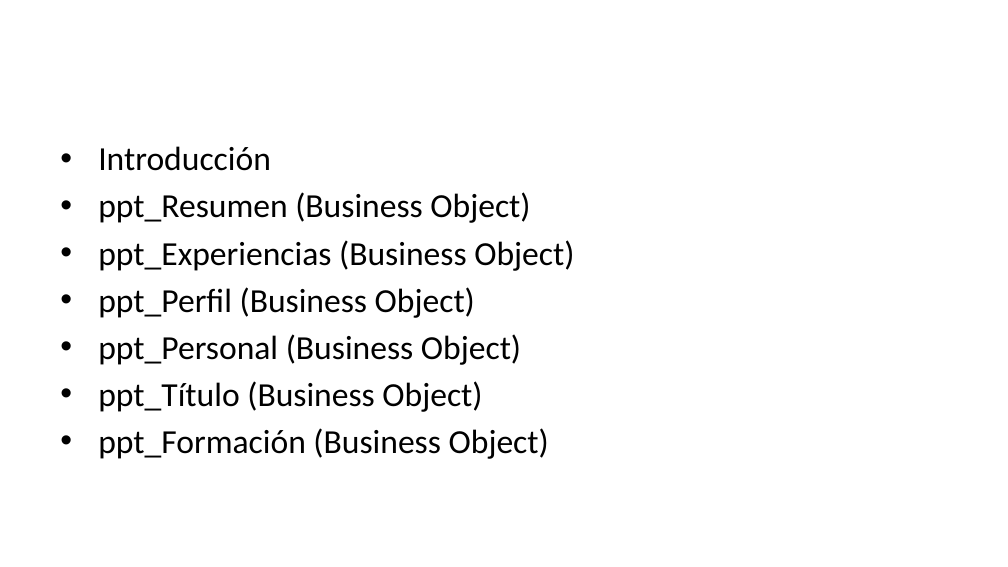
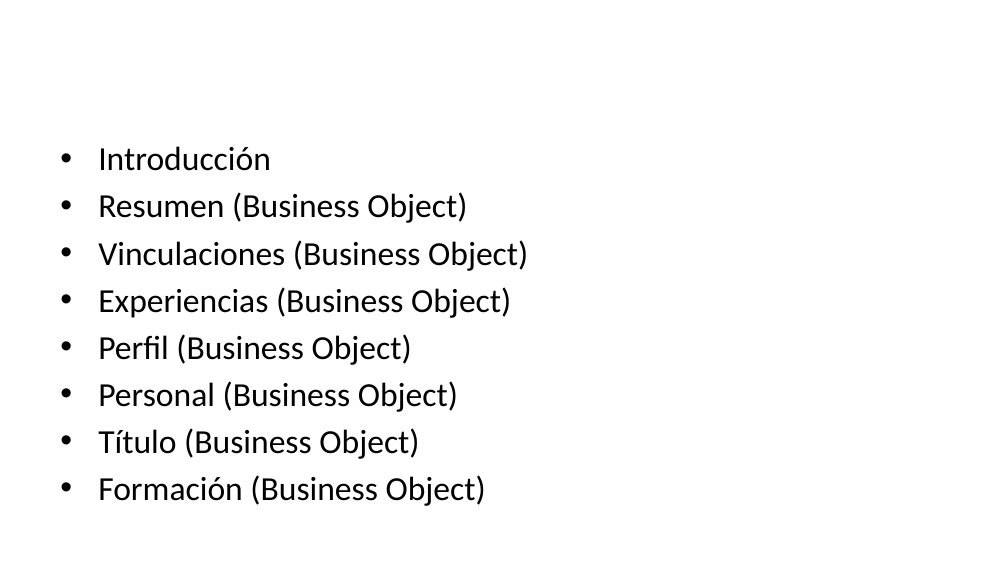
Before and after one commit to hwong23/tex-plantll-hv, a slide deck: slide 2 of output/presentation.pptx. Drawn at 1008x567 pixels with LibreOffice and Linux fonts; fonts in the diff are those of the drawing. Boxes give left, top, right and bottom in pixels: in the first picture for what was removed or moved away, otherwise in the second. Text is boxed around its words. In the diff, an @@ line names an element or a change of style, - is before the commit and + after.

```diff
--- a/output/presentation.pptx
+++ b/output/presentation.pptx
@@ text at <box>98,192,528,506</box>: text changed @@
-• ppt_Resumen (Business Object)
-• ppt_Experiencias (Business Object)
-• ppt_Perfil (Business Object)
-• ppt_Personal (Business Object)
-• ppt_Título (Business Object)
-• ppt_Formación (Business Object)
+• Resumen (Business Object)
+• Vinculaciones (Business Object)
+• Experiencias (Business Object)
+• Perfil (Business Object)
+• Personal (Business Object)
+• Título (Business Object)
+• Formación (Business Object)
```
Also in this commit, not shown: 6 other slides changed, 1 slide added, 5 other files.
